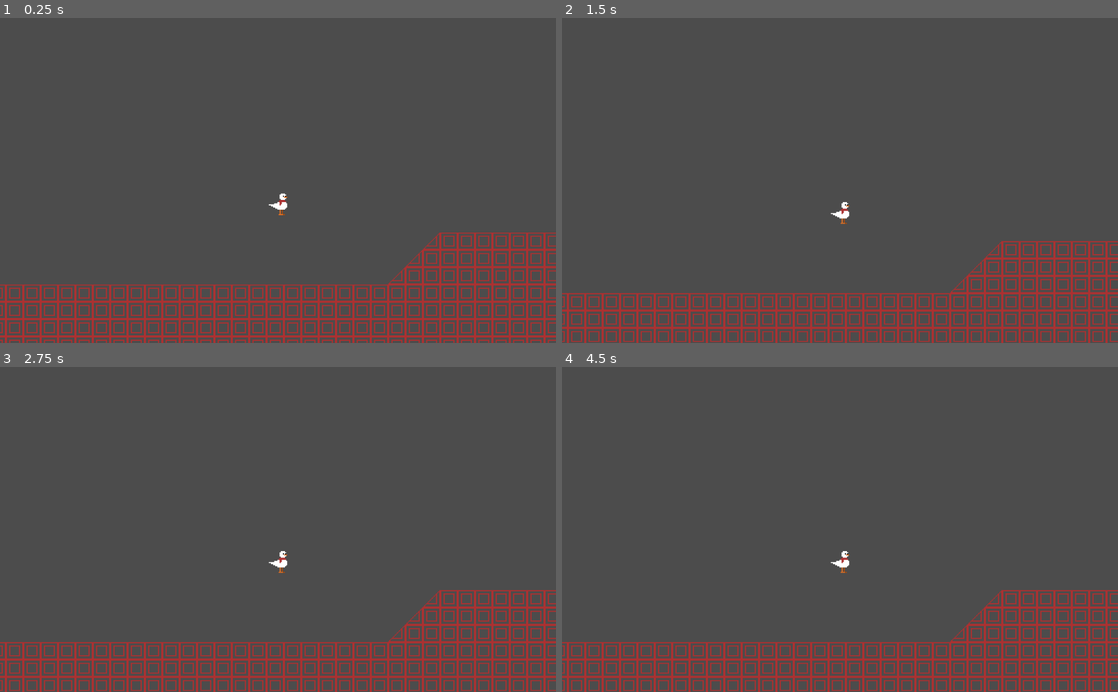
Above: before the commit, frames 1-4 (two rows, left to right).
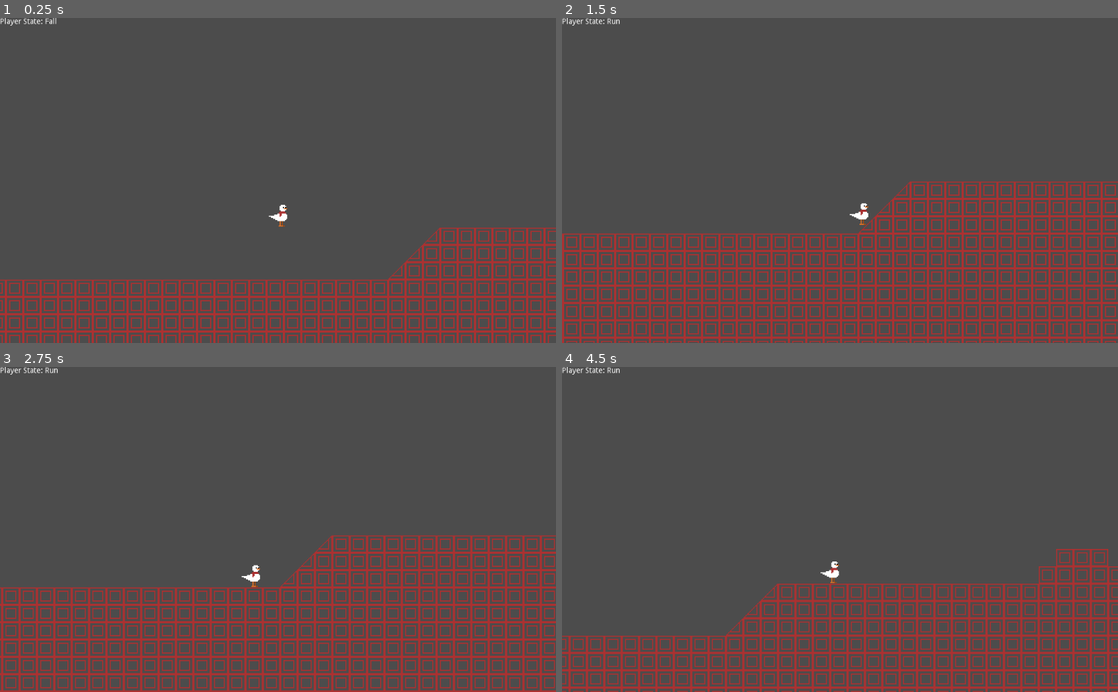
Above: after the commit, the same moments.

Repository: Zenza235/go-duck-goose
Game: Godot game, scene res://levels/MovementTest.tscn
Same seed, same stepped clock (60 frames per second), same inputs: the game is played once before the commit and once after it.
Inputs:
- Up to frame 1 (0.25 s): no input
- Up to frame 2 (1.5 s): hold D (move_right) from 0.53 s (still down); tap W (jump) at 0.77 s
- Up to frame 3 (2.75 s): tap W (jump) at 1.52 s; release D (move_right) at 2.03 s; hold A (move_left) from 2.03 s (still down)
- Up to frame 4 (4.5 s): release A (move_left) at 2.78 s; hold D (move_right) 2.78-4.28 s; tap W (jump) at 3.02, 3.77 s; hold A (move_left) from 4.28 s (still down)

The runs differ from the first frame. In frame 1, 8.5% of the frame differs, in the area x 0-100%, y 0-100%; in frame 2, 19%; in frame 3, 20%; in frame 4, 18%.
Error before the commit: Attempt to call function 'enter' in base 'null instance' on a null instance. (res://state_machine/StateMachine.gd:14)

Commit message:
add state machine and state nodes

Diff:
--- a/player/Player.tscn
+++ b/player/Player.tscn
@@ -30,6 +30,7 @@
 
 [node name="StateMachine" type="Node" parent="."]
 script = ExtResource( 3 )
+init_state = NodePath("Idle")
 
 [node name="Idle" type="Node" parent="StateMachine"]
 script = ExtResource( 4 )
